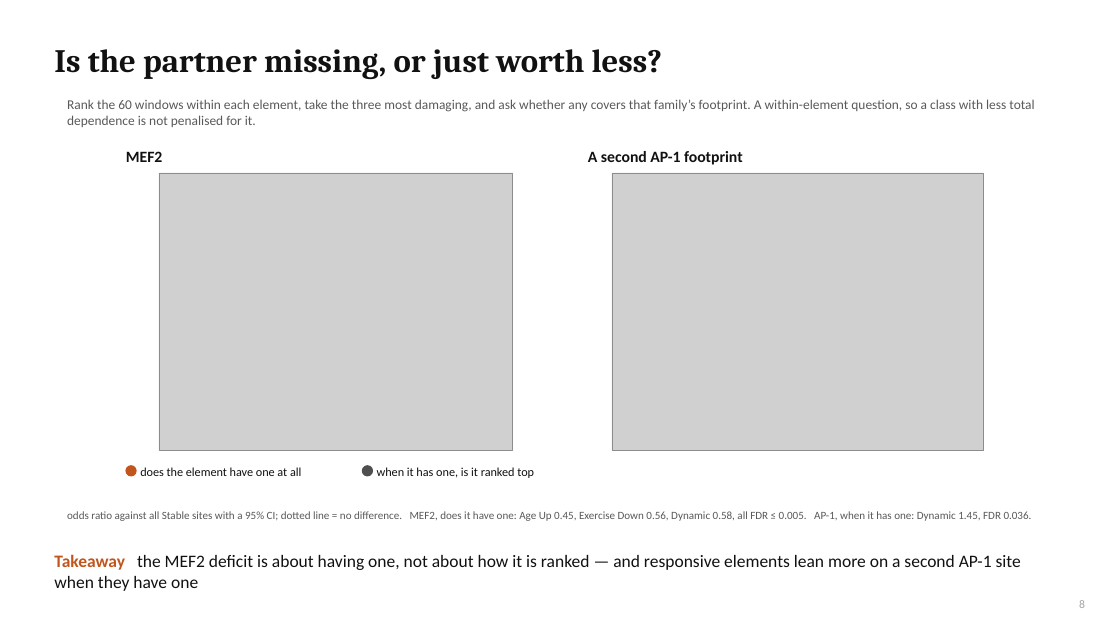
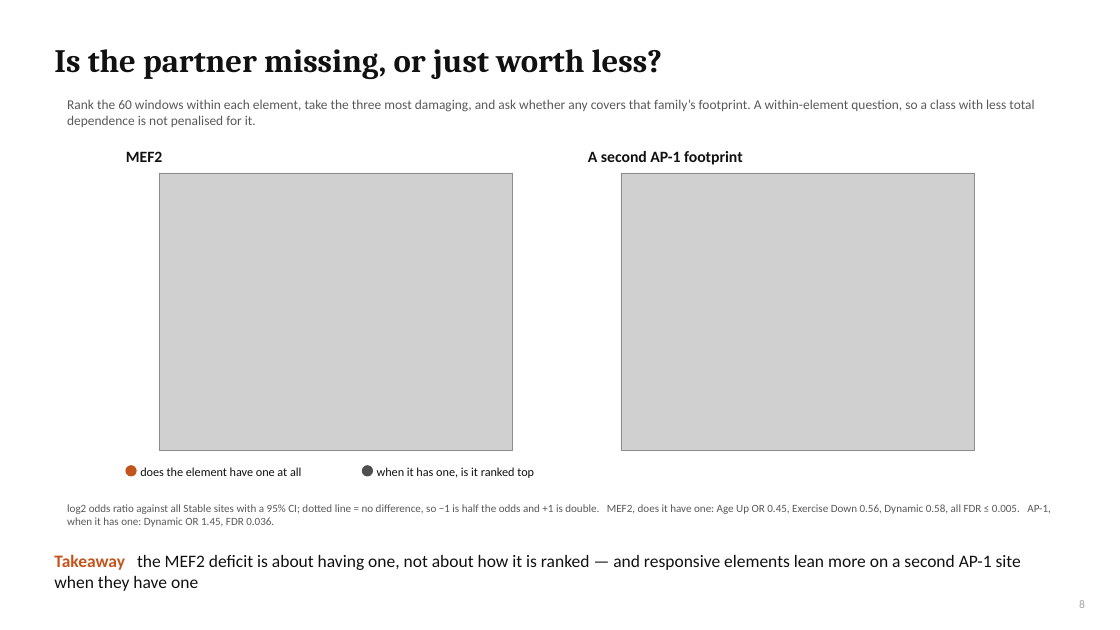
Before and after one commit to cytokine4242/Alpha_Genome_Ap1, a slide deck: slide 8 of Analysis/AP1_AlphaGenome_results.pptx. Drawn at 1120x630 pixels with LibreOffice and Linux fonts; fonts in the diff are those of the drawing; grey boxes stand for pictures. Boxes give left, top, right and bottom in pixels: in the first picture for what was removed or moved away, otherwise in the second. Text is boxed around its words. In the diff, an @@ line names an element or a change of style, - is before the commit and + after.

```diff
--- a/Analysis/AP1_AlphaGenome_results.pptx
+++ b/Analysis/AP1_AlphaGenome_results.pptx
@@ picture: place and size @@
-picture at box(613, 173, 985, 450)
+picture at box(621, 173, 975, 450)
@@ text at box(67, 504, 1050, 527): text changed @@
-odds ratio against all Stable sites with a 95% CI; dotted line = no difference. MEF2, does it have one: Age Up 0.45, Exercise Down 0.56, Dynamic 0.58, all FDR ≤ 0.005. AP-1, when it has one: Dynamic 1.45, FDR 0.036.
+log2 odds ratio against all Stable sites with a 95% CI; dotted line = no difference, so −1 is half the odds and +1 is double. MEF2, does it have one: Age Up OR 0.45, Exercise Down 0.56, Dynamic 0.58, all FDR ≤ 0.005. AP-1, when it has one: Dynamic OR 1.45, FDR 0.036.
```
Also in this commit, not shown: 4 other files.
